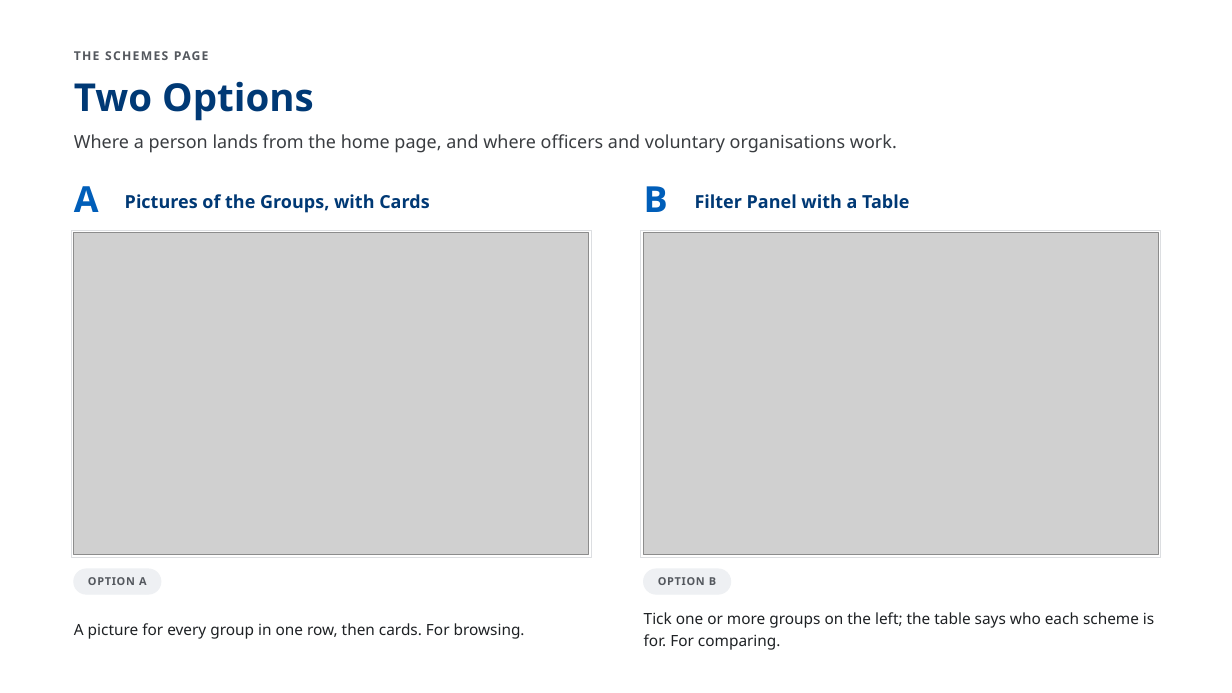
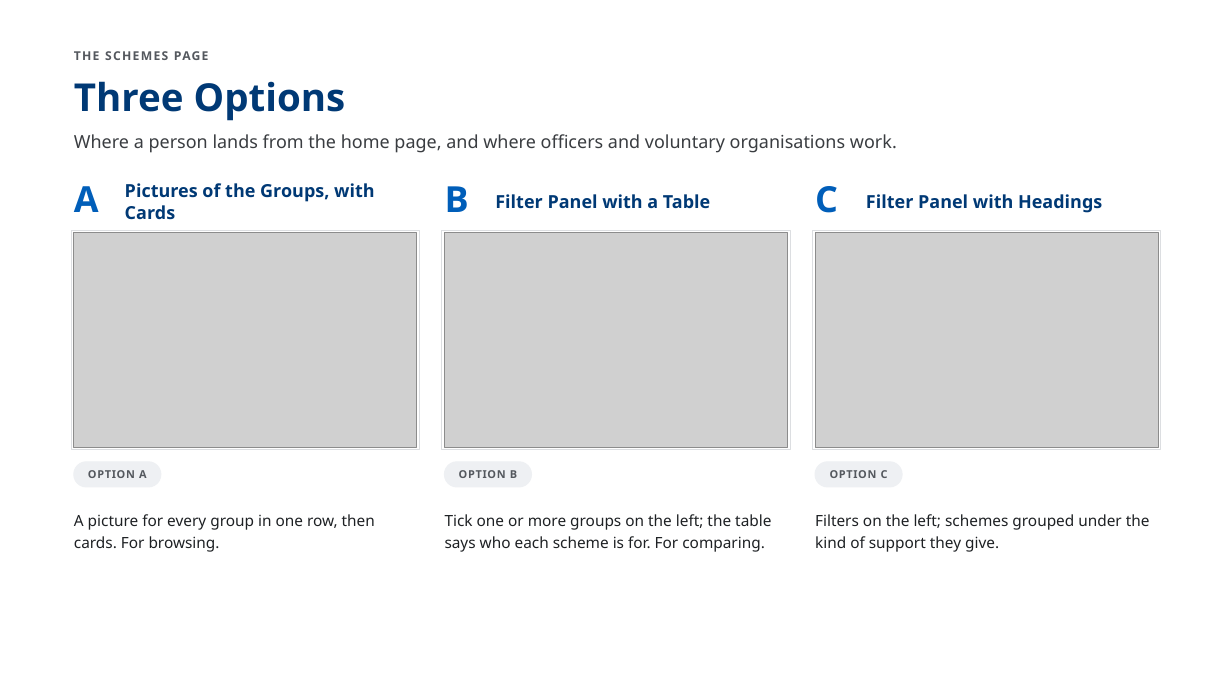
Before and after one commit to AkashShivanand/mosje, a slide deck: slide 11 of docs/plans/MoSJE-Service-Discovery-Options.pptx (slide 7 before the commit). Drawn at 1232x693 pixels with LibreOffice and Linux fonts; fonts in the diff are those of the drawing; grey boxes stand for pictures. Boxes give left, top, right and bottom in pixels: in the first picture for what was removed or moved away, otherwise in the second. Text is boxed around its words. In the diff, an @@ line names an element or a change of style, - is before the commit and + after.

```diff
--- a/docs/plans/MoSJE-Service-Discovery-Options.pptx
+++ b/docs/plans/MoSJE-Service-Discovery-Options.pptx
@@ text at <box>74,81,346,121</box>: text changed @@
-Two Options
+Three Options
@@ text "B": place and size @@
-text "B" at <box>644,186,668,212</box>
+text "B" at <box>445,186,469,212</box>
@@ text "Pictures of the Groups, with ..." rewrapped from <box>125,194,429,213</box> to <box>125,183,374,220</box> @@
@@ text "Filter Panel with a Table": place and size @@
-text "Filter Panel with a Table" at <box>695,194,909,209</box>
+text "Filter Panel with a Table" at <box>495,194,710,209</box>
@@ text added at <box>815,186,838,213</box>, 28 pt, text #005EB9, bold @@
+C
@@ text added at <box>866,194,1102,213</box>, 14 pt, text #003975, bold @@
+Filter Panel with Headings
@@ rectangle: place and size @@
-rectangle at <box>71,230,592,557</box>
+rectangle at <box>71,230,420,450</box>
@@ picture: place and size @@
-picture at <box>74,233,589,555</box>
+picture at <box>74,233,417,447</box>
@@ rectangle: place and size @@
-rectangle at <box>641,230,1162,557</box>
+rectangle at <box>442,230,790,450</box>
@@ picture: place and size @@
-picture at <box>644,233,1159,555</box>
+picture at <box>445,233,787,447</box>
@@ rectangle added at <box>812,230,1161,450</box>, fill #FFFFFF, outline #DCDEE1 0.75 pt @@
@@ picture added at <box>815,233,1158,447</box> @@
@@ text "OPTION A": place and size @@
-text "OPTION A" at <box>88,577,147,585</box>
+text "OPTION A" at <box>88,470,147,478</box>
@@ rounded rectangle: place and size @@
-rounded rectangle at <box>74,569,161,594</box>
+rounded rectangle at <box>74,462,161,487</box>
@@ text "OPTION B": place and size @@
-text "OPTION B" at <box>658,577,716,585</box>
+text "OPTION B" at <box>459,470,517,478</box>
@@ rounded rectangle: place and size @@
-rounded rectangle at <box>644,569,731,594</box>
+rounded rectangle at <box>445,462,531,487</box>
@@ rounded rectangle added at <box>815,462,902,487</box>, fill #EEF0F3, outline #EEF0F3 1 pt @@
@@ text added at <box>830,470,888,478</box>, 8.5 pt, text #54585E, bold @@
+OPTION C
@@ text "A picture for every group ..." rewrapped from <box>74,623,525,639</box> to <box>74,514,375,552</box> @@
@@ text "Tick one or more groups ..." rewrapped from <box>644,612,1154,650</box> to <box>445,514,771,552</box> @@
@@ text added at <box>815,514,1150,552</box>, 12 pt, text #1E2124 @@
+Filters on the left; schemes grouped under the kind of support they give.
```
Also in this commit, not shown: 5 other slides changed, 5 slides added, 6 other files.
